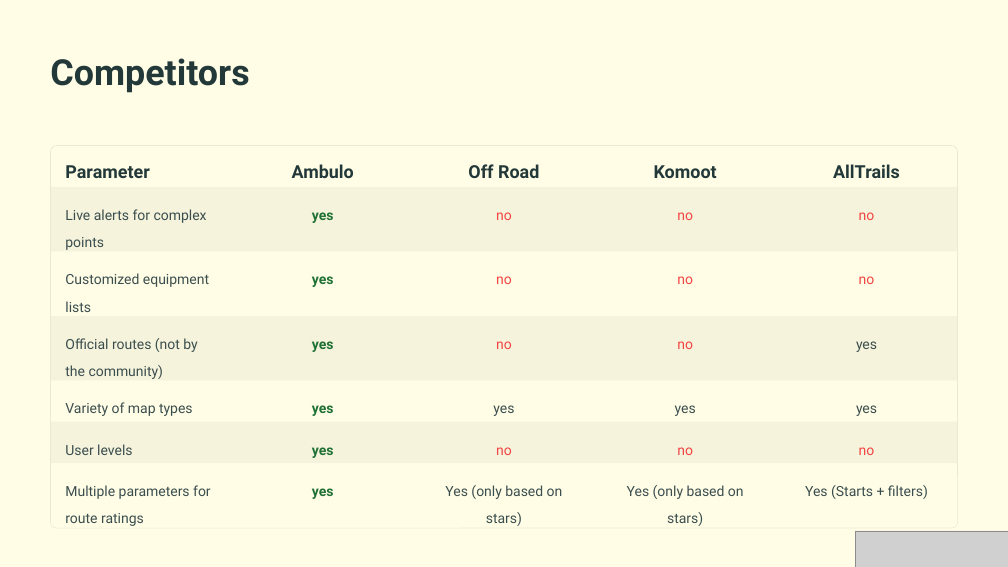
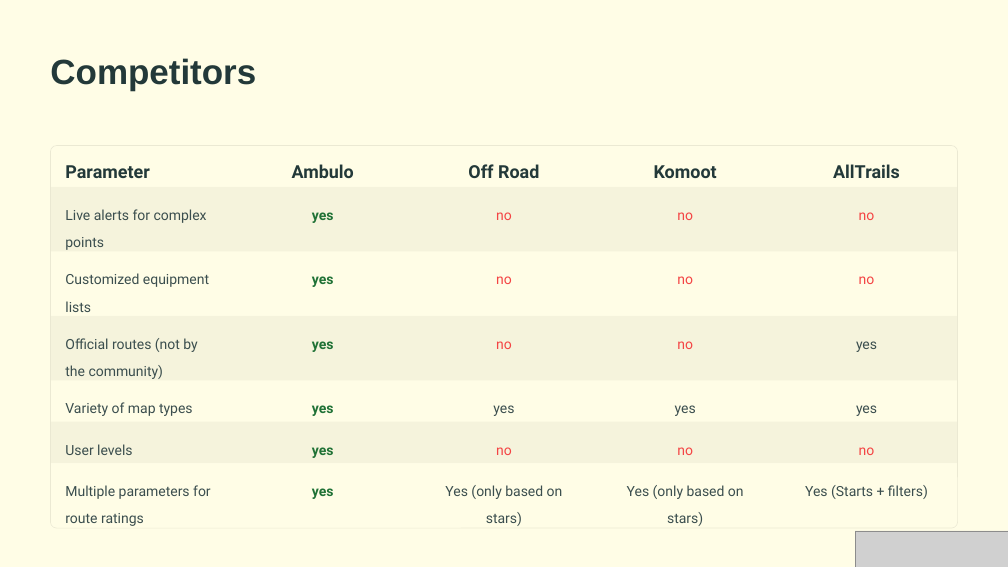
Before and after one commit to Danielbet21/Ambulo, a slide deck: slide 5 of Documents/Ambulo-Your-Personalized-Hiking-Companion.pptx (slide 4 before the commit). Drawn at 1008x567 pixels with LibreOffice and Linux fonts; fonts in the diff are those of the drawing; grey boxes stand for pictures; background and template pictures are left out. Boxes give left, top, right and bottom in pixels: in the first picture for what was removed or moved away, otherwise in the second. Text is boxed around its words. In the diff, an @@ line names an element or a change of style, - is before the commit and + after.

```diff
--- a/Documents/Ambulo-Your-Personalized-Hiking-Companion.pptx
+++ b/Documents/Ambulo-Your-Personalized-Hiking-Companion.pptx
@@ text "Competitors" at [50, 58, 256, 91]: size 41 to 40 pt, font Roboto to Arial @@
```
Also in this commit, not shown: 9 other slides changed, 1 slide added, 1 slide removed.
